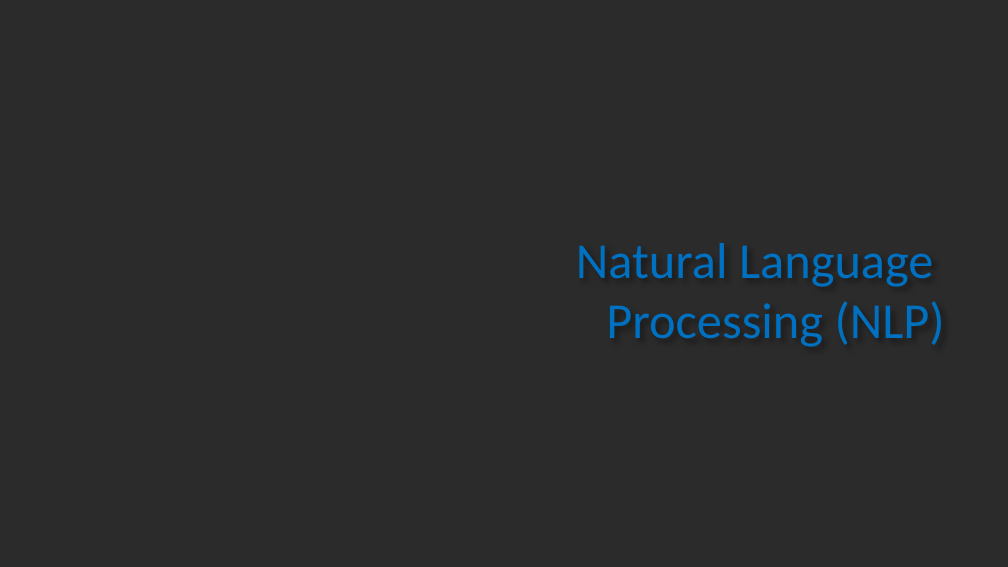
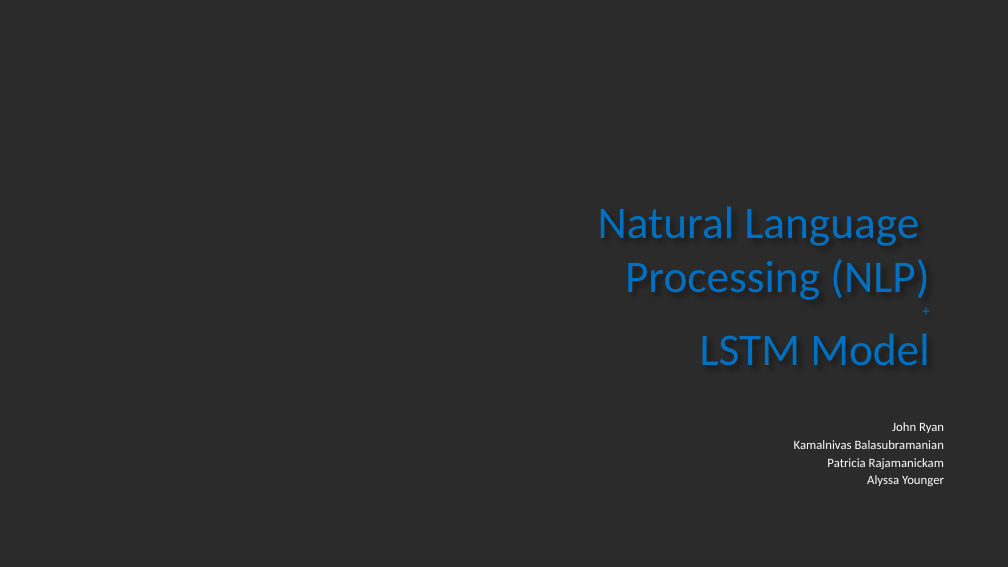
Before and after one commit to patricia-raj/predict-stock-movements, a slide deck: slide 1 of Project 02.pptx. Drawn at 1008x567 pixels with LibreOffice and Linux fonts; fonts in the diff are those of the drawing; background and template pictures are left out; a plain dark background stands for a picture behind light text. Boxes give left, top, right and bottom in pixels: in the first picture for what was removed or moved away, otherwise in the second. Text is boxed around its words. In the diff, an @@ line names an element or a change of style, - is before the commit and + after.

```diff
--- a/Project 02.pptx
+++ b/Project 02.pptx
@@ title at [598, 206, 929, 365]: text changed; size 36 to 32.4 pt @@
-Natural Language
-Processing (NLP)
+Natural Language
+Processing (NLP)
++
+LSTM Model
@@ subtitle added at [794, 422, 944, 486], 9.1 pt, text #FFFFFF @@
+John Ryan
+Kamalnivas Balasubramanian
+Patricia Rajamanickam
+Alyssa Younger
```
Also in this commit, not shown: 2 other slides changed, 2 slides added, 1 slide removed.
